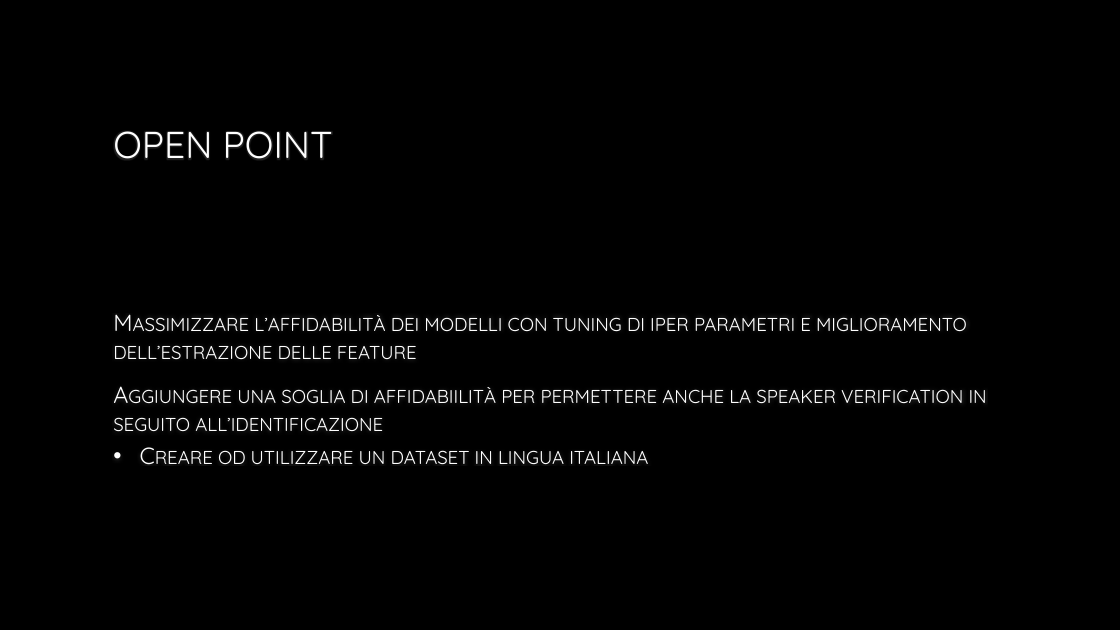
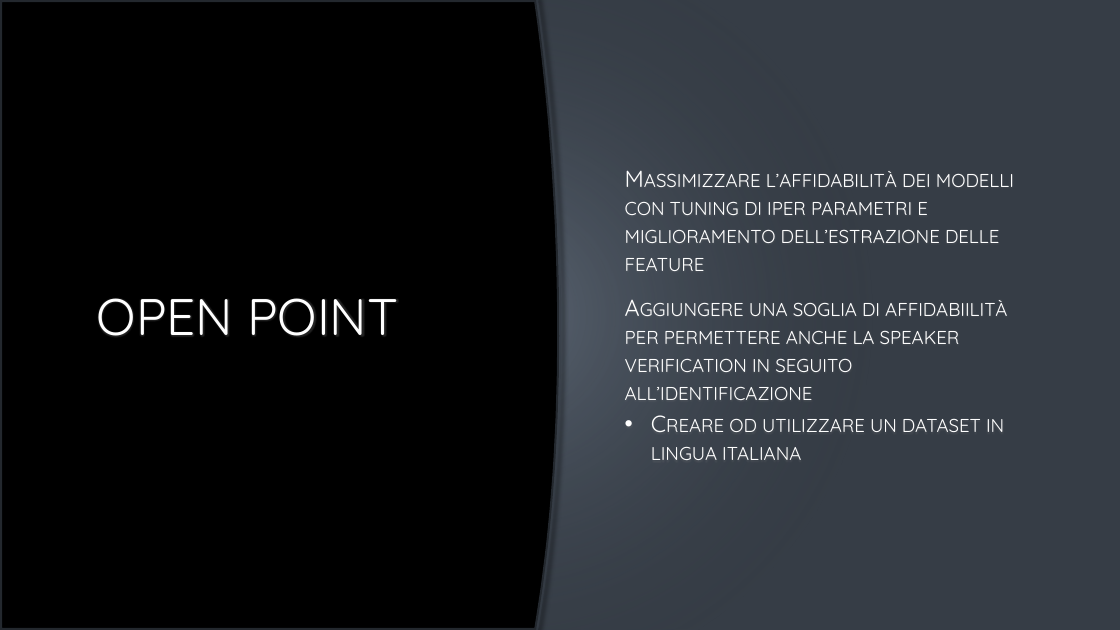
Before and after one commit to Fillayth/multimodello_speaker_recognition, a slide deck: slide 16 of Presentazione.pptx. Drawn at 1120x630 pixels with LibreOffice and Linux fonts; fonts in the diff are those of the drawing; background and template pictures are left out. Boxes give left, top, right and bottom in pixels: in the first picture for what was removed or moved away, otherwise in the second. Text is boxed around its words. In the diff, an @@ line names an element or a change of style, - is before the commit and + after.

```diff
--- a/Presentazione.pptx
+++ b/Presentazione.pptx
@@ rectangle added at [0,0,1120,630], fill #363D46 @@
@@ freeform shape added at [0,0,560,630], fill #000000, outline #282E35 3.5 pt @@
@@ rectangle added at [70,0,931,630], fill gradient #A8B1BC to #7C899A to #363D46 @@
@@ title "OPEN POINT": place and size @@
-title "OPEN POINT" at [113,131,333,159]
+title "OPEN POINT" at [97,298,398,336]
@@ title "OPEN POINT" at [97,298,398,336]: size 32 to 44 pt @@
@@ text "Massimizzare l’affidabilità dei modelli con ..." rewrapped from [113,315,987,465] to [625,171,1014,460] @@
```
Also in this commit, not shown: 5 other slides changed, 10 other files.
